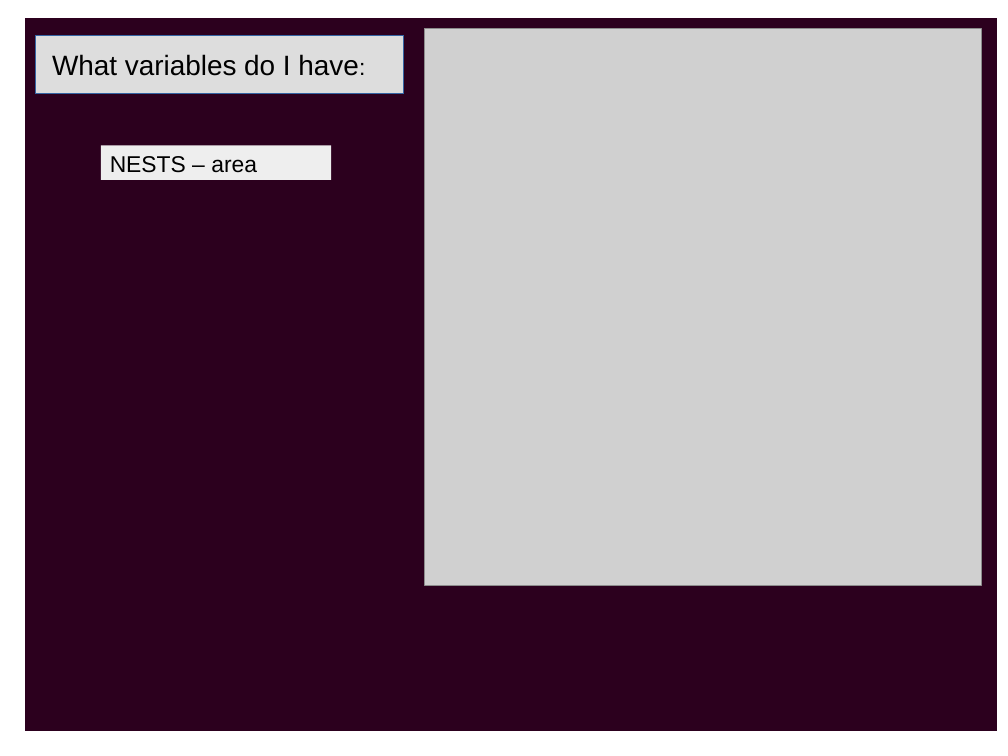
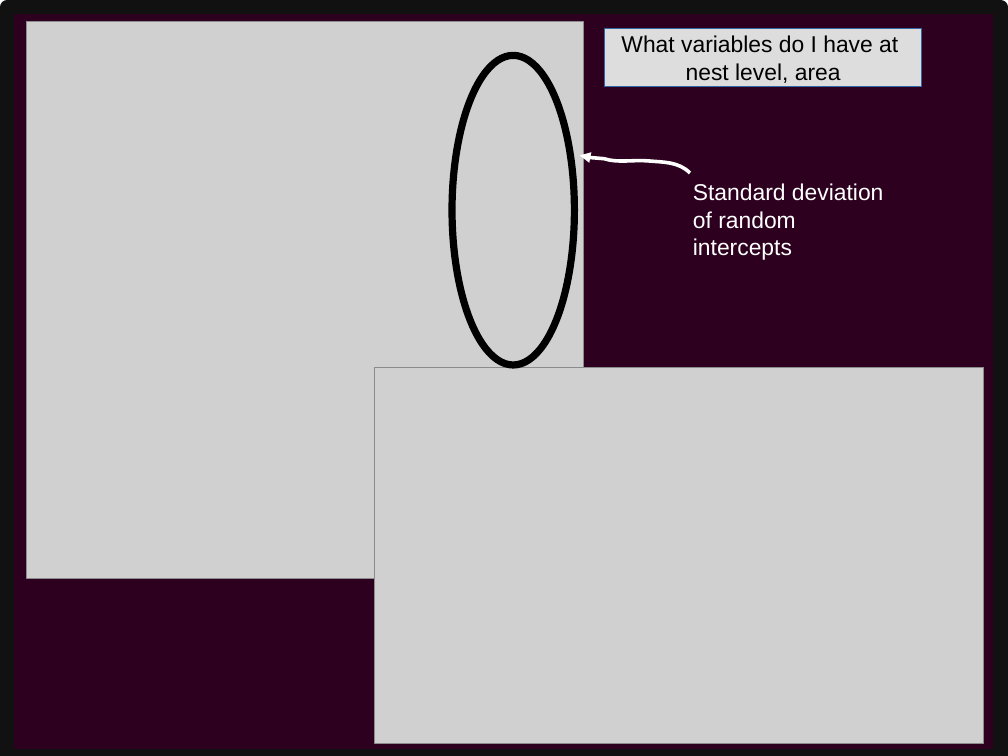
Before and after one commit to PetraGuy/CMEECourseWork, a slide deck: slide 5 of Talk2.odp. Drawn at 1008x756 pixels with LibreOffice and Linux fonts; fonts in the diff are those of the drawing; grey boxes stand for pictures. Boxes give left, top, right and bottom in pixels: in the first picture for what was removed or moved away, otherwise in the second. Text is boxed around its words. In the diff, an @@ line names an element or a change of style, - is before the commit and + after.

```diff
--- a/Talk2.odp
+++ b/Talk2.odp
@@ rectangle: place and size @@
-rectangle at bbox=[22, 15, 1002, 735]
+rectangle at bbox=[7, 7, 1002, 756]
@@ rectangle at bbox=[7, 7, 1002, 756]: outline #FFFFFF 5.67 pt to #111111 11.34 pt @@
@@ picture: place and size @@
-picture at bbox=[425, 28, 982, 585]
+picture at bbox=[27, 22, 584, 579]
@@ rectangle added at bbox=[605, 28, 921, 86], fill #DDDDDD, outline #3465A4 0 pt, 18 pt, text #000000 @@
+What variables do I have at
+nest level, area
@@ rectangle removed at bbox=[36, 36, 403, 93] @@
@@ text removed at bbox=[52, 54, 358, 76] @@
-What variables do I have:
@@ ellipse added at bbox=[452, 56, 574, 366], outline #000000 5.67 pt @@
@@ rectangle removed at bbox=[101, 145, 331, 180] @@
-NESTS – area
@@ freeform shape added at bbox=[580, 155, 691, 173], outline #FFFFFF 2.83 pt @@
@@ text added at bbox=[693, 183, 883, 260], 18 pt, text #FFFFFF @@
+Standard deviation of random intercepts
@@ picture added at bbox=[374, 368, 984, 744] @@
```
Also in this commit, not shown: 2 other slides changed, 1 slide added, 3 slides removed, 10 other files.
